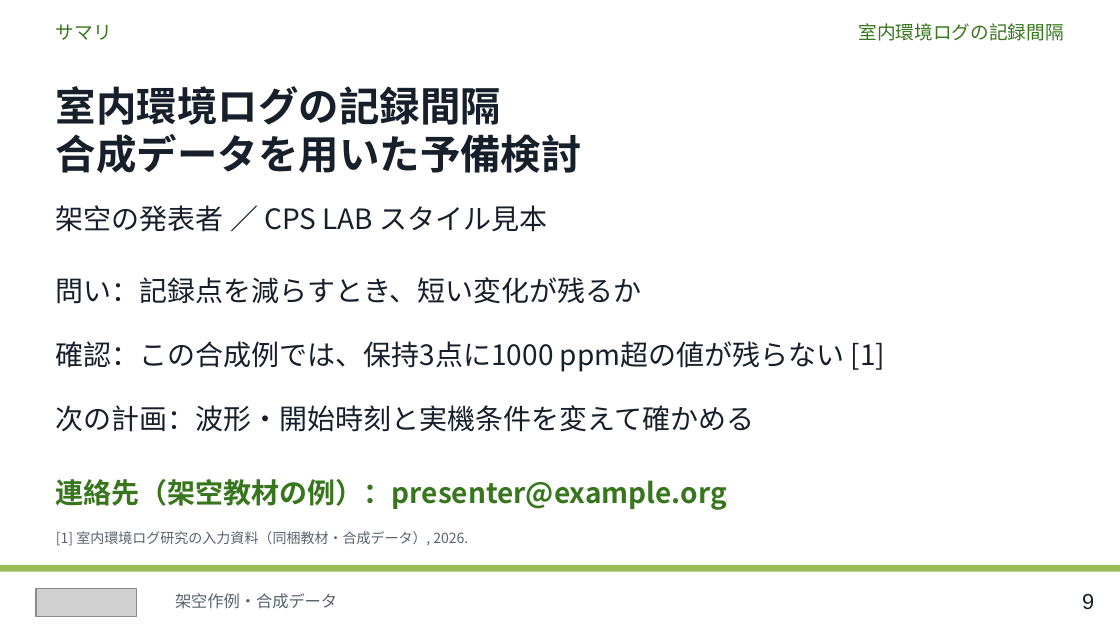
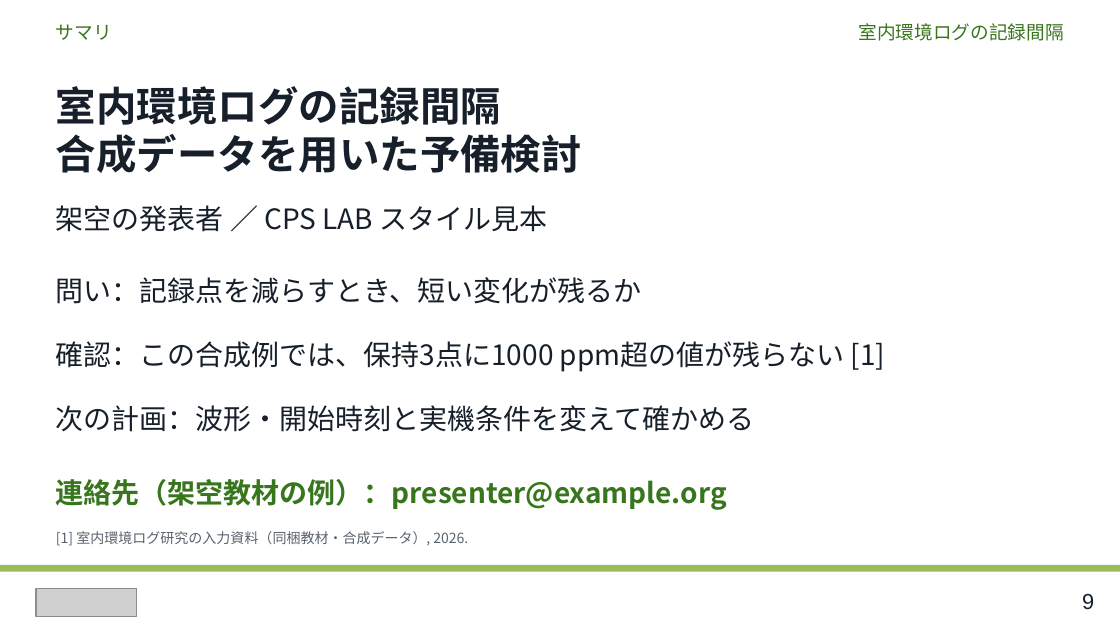
Before and after one commit to cpslab/skill-create-slides, a slide deck: slide 9 of assets/visual-reference/cps-layout-reference.pptx. Drawn at 1120x630 pixels with LibreOffice and Linux fonts; fonts in the diff are those of the drawing; grey boxes stand for pictures. Boxes give left, top, right and bottom in pixels: in the first picture for what was removed or moved away, otherwise in the second. Text is boxed around its words. In the diff, an @@ line names an element or a change of style, - is before the commit and + after.

```diff
--- a/assets/visual-reference/cps-layout-reference.pptx
+++ b/assets/visual-reference/cps-layout-reference.pptx
@@ text removed at [175,593,337,609] @@
-架空作例・合成データ
```
Also in this commit, not shown: 8 other slides changed, 24 other files.
